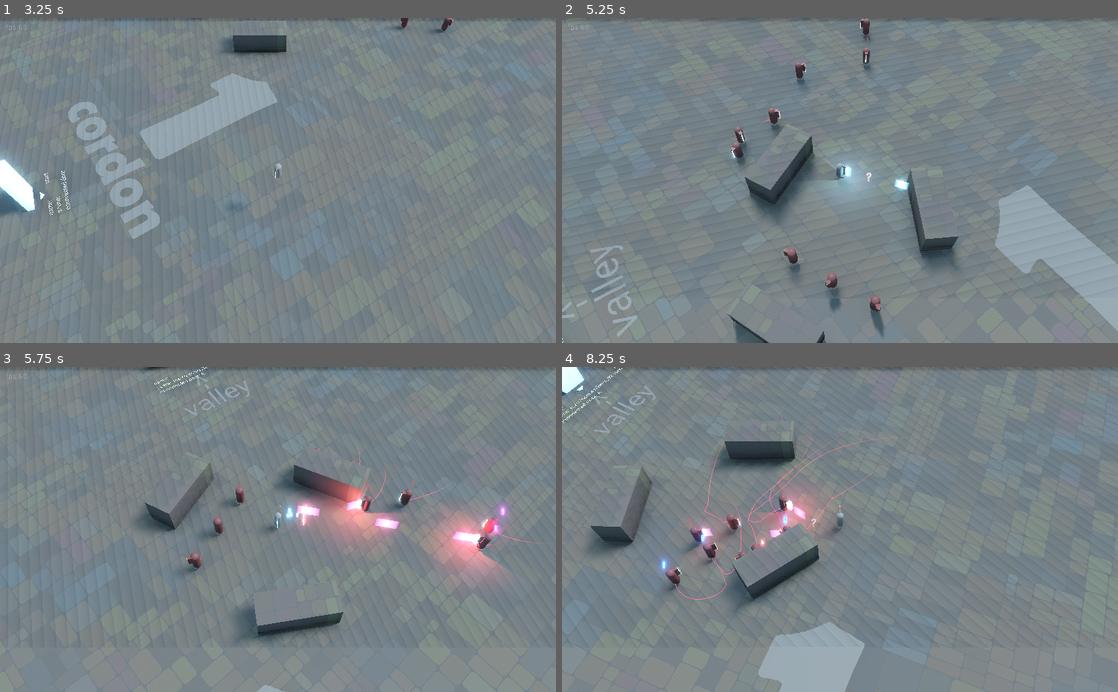
Above: before the commit, frames 1-4 (two rows, left to right).
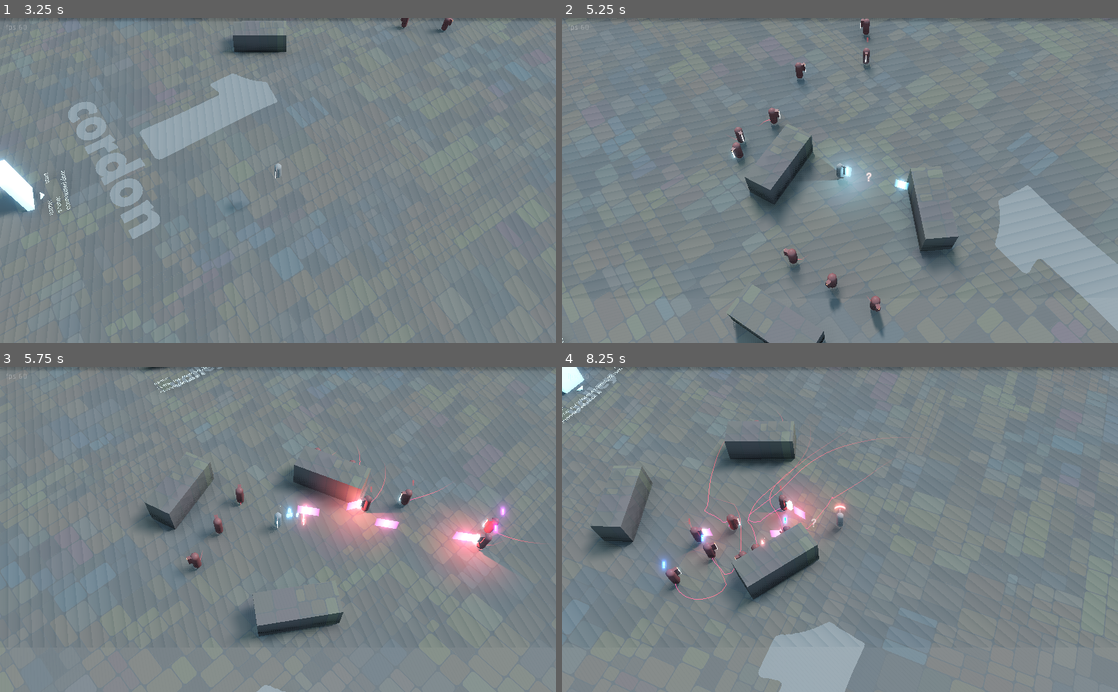
Above: after the commit, the same moments.

Repository: ioxu/key
Game: Godot game, scene res://scenes/splash.tscn
The game is run twice, just before and just after one commit, with the same random seed, the same clock (stepped at 60 frames per second) and the same inputs.
Inputs (mouse positions are in pixels of both pictures, inside the frame that each line leads up to):
- Up to frame 1 (3.25 s): tap X at 0.5 s; move the mouse to (400, 164) at 0.52 s; hold D (move_right) 0.53-1.28 s; hold Left (camera_rotate_left) 0.53-1.28 s; click (400, 164) at 0.67 s; tap Space (jump) at 0.77, 1.25, 1.52, 3.02 s; move the mouse to (166, 196) at 1.27 s; hold S (move_down) 1.28-2.03 s; tap Right (camera_rotate_right) at 1.35 s; move the mouse to (333, 109) at 2.02 s; hold D (move_right) 2.03-2.78 s; click (333, 109) at 2.1 s; move the mouse to (250, 245) at 2.77 s; hold W (move_up) from 2.78 s (still down); tap Left (camera_rotate_left) at 2.85 s; click (250, 245) at 2.92 s
- Up to frame 2 (5.25 s): move the mouse to (1006, 229) at 3.52 s; release W (move_up) at 3.53 s; hold Right (camera_rotate_right) 3.53-4.28 s; hold A (move_left) 3.53-5.03 s; tap Space (jump) at 3.77, 4.52 s; move the mouse to (673, 131) at 4.27 s; click (673, 131) at 4.35 s; move the mouse to (867, 180) at 5.02 s; hold S (move_down) from 5.03 s (still down); hold Left (camera_rotate_left) from 5.03 s (still down); click (867, 180) at 5.17 s
- Up to frame 3 (5.75 s): keep holding S (move_down); keep holding Left (camera_rotate_left)
- Up to frame 4 (8.25 s): move the mouse to (756, 448) at 5.77 s; release S (move_down) at 5.78 s; release Left (camera_rotate_left) at 5.78 s; hold D (move_right) 5.78-6.53 s; tap Right (camera_rotate_right) at 5.85 s; tap Space (jump) at 6.02, 6.77, 7.52 s; move the mouse to (962, 513) at 6.52 s; hold W (move_up) 6.53-7.28 s; click (962, 513) at 6.6 s; move the mouse to (728, 545) at 7.27 s; hold D (move_right) 7.28-8.03 s; tap Left (camera_rotate_left) at 7.35 s; click (728, 545) at 7.42 s; move the mouse to (895, 458) at 8.02 s; hold S (move_down) from 8.03 s (still down); hold Right (camera_rotate_right) from 8.03 s (still down)

Frame 1 is identical in both runs. In frame 2, 0.6% of the frame differs, in the area x 0-14%, y 69-99%; in frame 3, 0.3%; in frame 4, 0.5%.
Error in both runs: Invalid get index 'transform' (on base: 'previously freed instance'). (res://data/enemies/Enemy.gd:220)

Commit message:
sort of fixed respawn to last door exited, resolves #26

Diff:
--- a/scenes/level.tscn
+++ b/scenes/level.tscn
@@ -1,10 +1,9 @@
-[gd_scene load_steps=14 format=2]
+[gd_scene load_steps=13 format=2]
 
 [ext_resource path="res://data/shaders/spatial_debug_boxdivide_material.tres" type="Material" id=1]
 [ext_resource path="res://scenes/fps_label.gd" type="Script" id=2]
 [ext_resource path="res://addons/SIsilicon.3d.text/label_3d.gd" type="Script" id=3]
 [ext_resource path="res://data/enemies/Enemy.tscn" type="PackedScene" id=4]
-[ext_resource path="res://data/fonts/Roboto-Regular_DynamicFont.tres" type="DynamicFont" id=5]
 [ext_resource path="res://data/doors/door.tscn" type="PackedScene" id=6]
 [ext_resource path="res://scenes/Level.gd" type="Script" id=7]
 
@@ -145,28 +144,11 @@
 connected_door = "A"
 
 [node name="level_label3" type="Spatial" parent="level/door"]
-transform = Transform( 0.999957, -0.00938915, -1.5297e-09, 0, -1.62921e-07, 1, -0.00938915, -0.999957, -1.62914e-07, 0.0306053, 0.0099952, 5.91443 )
+transform = Transform( 0.996381, -0.0850164, -1.3851e-08, 0, -1.62921e-07, 1, -0.0850164, -0.996381, -1.62332e-07, 0.0973046, 0.0099952, 2.00659 )
 script = ExtResource( 3 )
 text = "valley"
-text_size = 5.0
-font = ExtResource( 5 )
-align = 0
-billboard = false
-color = Color( 0.6, 0.6, 0.6, 1 )
-metallic = 0.0
-roughness = 0.5
-emission_color = Color( 1, 1, 1, 1 )
-emission_strength = 0.0
-extrude = 0.0
-min_steps = 32
-max_steps = 256
-
-[node name="level_label4" type="Spatial" parent="level/door"]
-transform = Transform( 0.000785813, -1, -1.62921e-07, 0, -1.62921e-07, 1, -1, -0.000785813, -1.28026e-10, -0.158545, 0.0099946, 3.54124 )
-script = ExtResource( 3 )
-text = "->"
-text_size = 5.0
-font = ExtResource( 5 )
+text_size = 2.0
+font = null
 align = 0
 billboard = false
 color = Color( 0.6, 0.6, 0.6, 1 )
--- a/scenes/player/player.gd
+++ b/scenes/player/player.gd
@@ -15,9 +15,13 @@
 var _level_visits= ","
 
 var _stats = {
-	"times_bullet_hit": 0,
+	"times_hit_by_bullet": 0,
 	"times_fired_weapon": 0,
 	}
+
+
+signal die(object)
+
 
 func _ready():
 	#spawn_point = get_node(spawn_point)
@@ -61,6 +65,7 @@
 	yield(get_tree().create_timer(1.5), "timeout")
 	visible = false
 	#spawn_point.transport_player_to_spawn_point()
+	emit_signal("die", self)
 
 
 func respawn() -> void:
@@ -76,11 +81,15 @@
 	_stats.times_fired_weapon += 1
 
 
+func stop_movement() -> void:
+	$Controller.movement = Vector3.ZERO
+
+
 func bullet_hit(bullet, collision_info) -> void:
 	if !get_active():
 		return
 
-	_stats.times_bullet_hit += 1
+	_stats.times_hit_by_bullet += 1
 
 	# knockback
 	$Controller.additional_force += bullet.global_transform.basis.z.normalized() * bullet.projectile_knockback * 0.5
@@ -90,7 +99,7 @@
 
 
 func add_level_visit(level_name, door_name) -> void :
-	self._level_visits += level_name + ":" + door_name + ","
+	_level_visits += level_name + ":" + door_name + ","
 
 
 func add_additional_force(force:Vector3) -> void:
--- a/scenes/player/player.tscn
+++ b/scenes/player/player.tscn
@@ -45,7 +45,6 @@
 collision_layer = 2147483649
 collision_mask = 22
 script = ExtResource( 5 )
-initial_health = 10000.0
 
 [node name="CollisionShape" type="CollisionShape" parent="."]
 transform = Transform( 1, 0, 0, 0, -1.62921e-07, 1, 0, -1, -1.62921e-07, 0, 1.31509, -2.14255e-07 )
--- a/scripts/game.gd
+++ b/scripts/game.gd
@@ -5,6 +5,7 @@
 var current_level = null
 
 var passthrough_door = null
+var last_door_exited = null
 
 func _ready():
 	print("game.dg autoload ready")
@@ -24,6 +25,16 @@
 
 	# instantiate player
 	player = player_scene.instance()
+	player.connect("die", self, "_on_player_die")
+
+
+func _on_player_die(object):
+	prints("game.gd _on_player_die", object.get_path())
+	player.respawn()
+	player.set_active(false)
+	player.visible = false
+	exit_door(last_door_exited)
+
 
 
 func enter_door(door_name, connected_scene, connected_door) -> void:
@@ -31,7 +42,6 @@
 	# unparent player
 	#get_tree().get_current_scene().remove_child(player)
 	player.get_parent().remove_child(player)
-
 	get_tree().change_scene(connected_scene)
 	passthrough_door = connected_door
 
@@ -63,6 +73,7 @@
 	player.visible = true
 	player.set_active(true)
 	player.add_additional_force(door_object.global_transform.basis.z.normalized() * 800.0)
+	last_door_exited = door_object.door_name
 
 
 func find_door(door_name) -> Node:
